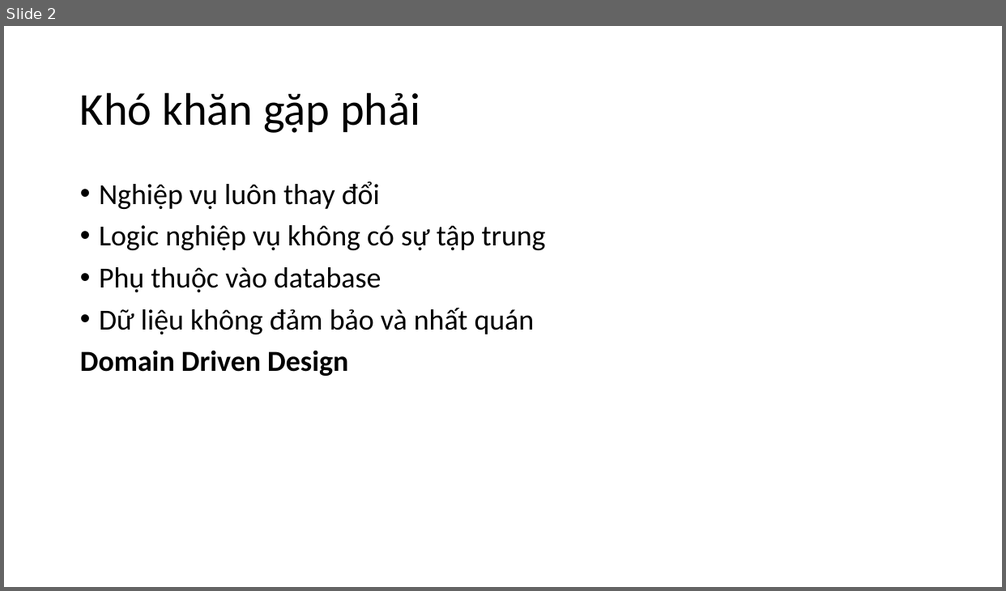
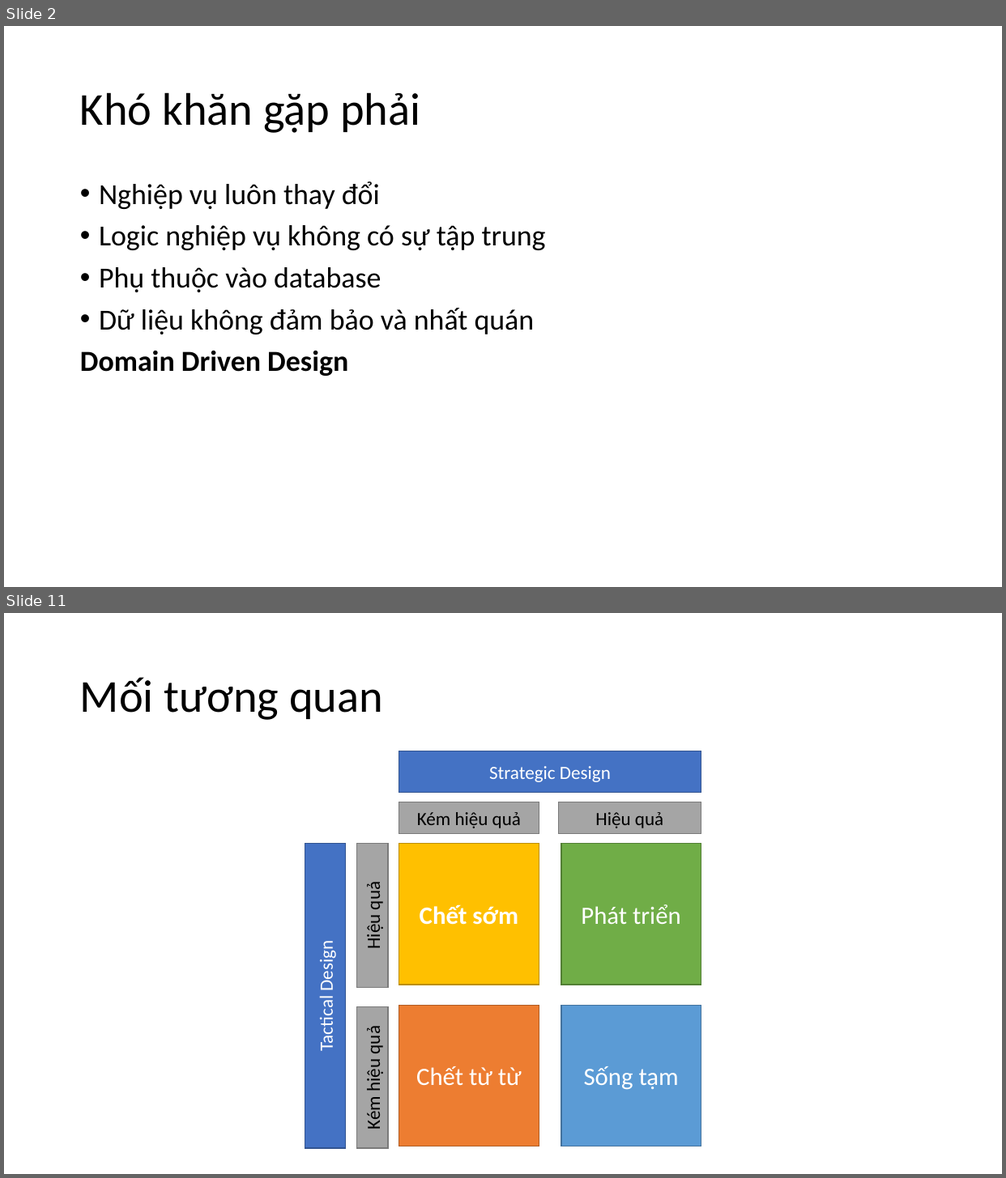
Before and after one commit to truongdinhthien/DDD-Docs, a slide deck: DDD.pptx. Shown one above the other, each under a label of ours: slide 2 before the commit, slides 2 and 11 after it; the slides between them are not shown. The pictures are 1006x591 and 1006x1178 pixels, drawn with LibreOffice and Linux fonts; fonts in the diff are those of the drawing. Boxes give left, top, right and bottom in pixels: in the first picture for what was removed or moved away, otherwise in the second. Text is boxed around its words. In the diff, an @@ line names an element or a change of style, - is before the commit and + after.

```diff
--- a/DDD.pptx
+++ b/DDD.pptx
@@ slide 11 added at (4, 613, 1002, 1174), background #FFFFFF @@
@@ title added at (80, 677, 383, 720), 44 pt, text #000000 @@
+Mối tương quan
@@ group added at (305, 752, 701, 1148): 10 rectangles @@
+Strategic Design
+Kém hiệu quả
+Hiệu quả
+Chết sớm
+Phát triển
+Sống tạm
+Chết từ từ
+Tactical Design
+Kém hiệu quả
+Hiệu quả
```
Also in this commit, not shown: 5 slides changed, 4 other slides added, 1 other file.
